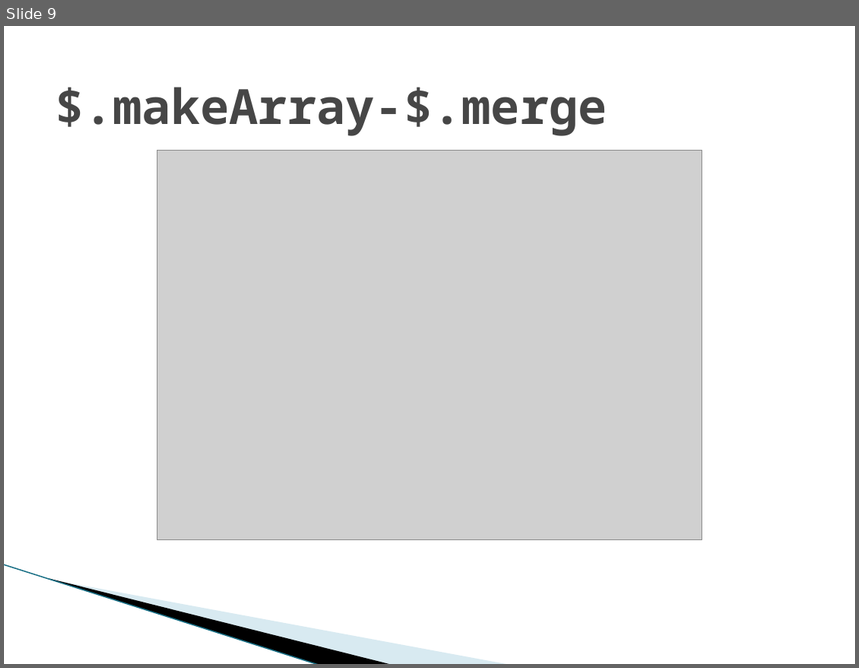
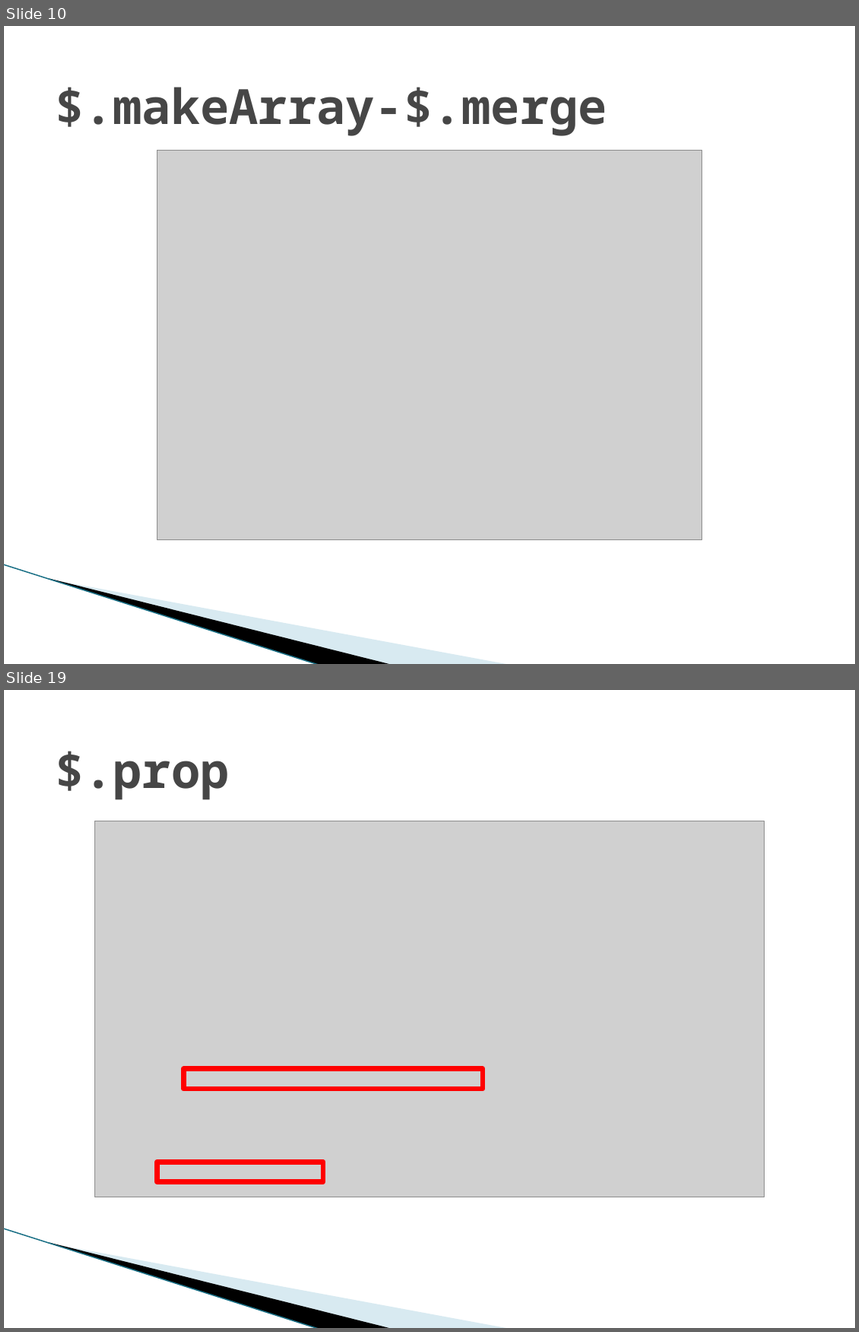
Before and after one commit to temberature/squery, a slide deck: doc/jQuery源码鉴赏.pptx. Shown one above the other, each under a label of ours: slide 9 before the commit, slides 10 and 19 after it; the slides between them are not shown. The pictures are 859x668 and 859x1332 pixels, drawn with LibreOffice and Linux fonts; fonts in the diff are those of the drawing; grey boxes stand for pictures; background and template pictures are left out. Boxes give left, top, right and bottom in pixels: in the first picture for what was removed or moved away, otherwise in the second. Text is boxed around its words. In the diff, an @@ line names an element or a change of style, - is before the commit and + after.

```diff
--- a/doc/jQuery源码鉴赏.pptx
+++ b/doc/jQuery源码鉴赏.pptx
@@ slide 19 added at (x1=4, y1=690, x2=855, y2=1328), background #FFFFFF; not listed: 3 template elements that a slide beside it also shows @@
@@ title added at (x1=55, y1=751, x2=230, y2=800), 41 pt, text #464646, bold @@
+$.prop
@@ picture added at (x1=95, y1=821, x2=764, y2=1198) @@
@@ rectangle added at (x1=183, y1=1068, x2=484, y2=1088), outline #FF0000 4.33 pt @@
@@ rectangle added at (x1=158, y1=1163, x2=323, y2=1182), outline #FF0000 4.33 pt @@
@@ what was slide 9 is now slide 10 @@
```
Also in this commit, not shown: 8 slides changed, 27 other slides added, 7 slides removed, 24 other files.
